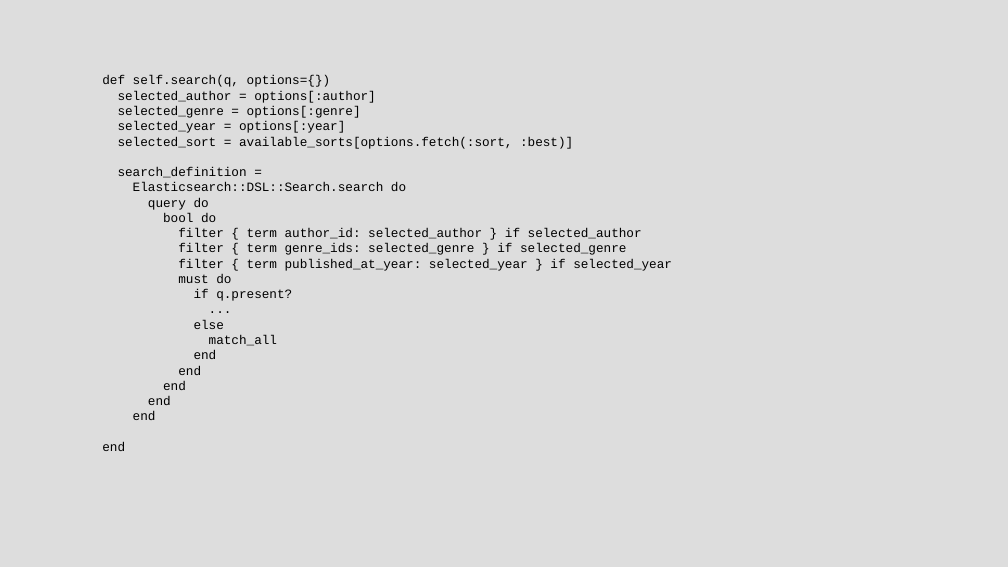
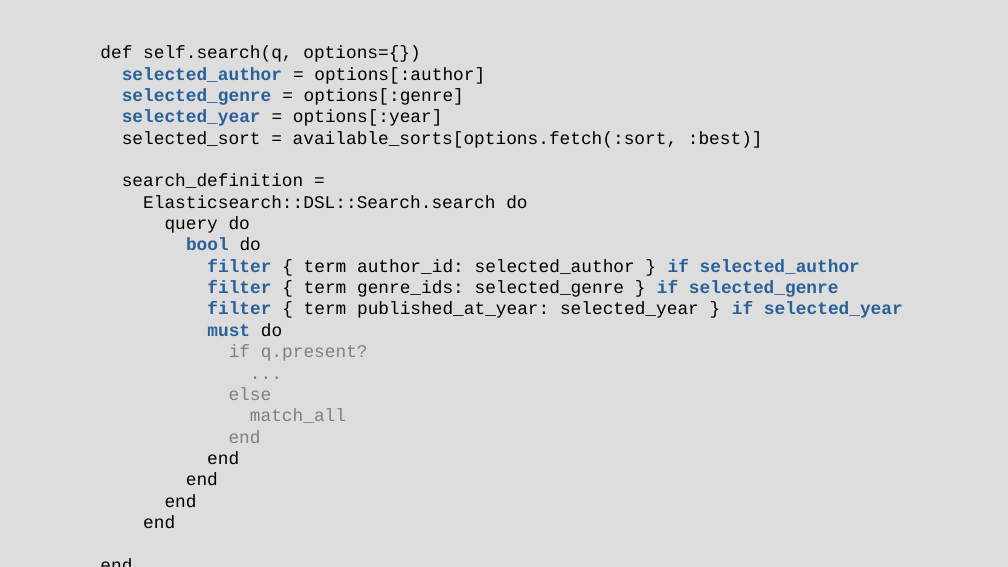
Before and after one commit to chriscressman/architecting-a-search-feature, a slide deck: slide 108 of presentation.odp. Drawn at 1008x567 pixels with LibreOffice and Linux fonts; fonts in the diff are those of the drawing. Boxes give left, top, right and bottom in pixels: in the first picture for what was removed or moved away, otherwise in the second. Text is boxed around its words. In the diff, an @@ line names an element or a change of style, - is before the commit and + after.

```diff
--- a/presentation.odp
+++ b/presentation.odp
@@ text "def self.search(q, options={})": place and size @@
-text "def self.search(q, options={})" at (102, 75, 672, 451)
+text "def self.search(q, options={})" at (100, 46, 903, 529)
@@ text "def self.search(q, options={})" at (100, 46, 903, 529): size 10 to 14 pt; text colour #000000 to #2A6099, bold on in "selected_author", "selected_genre", "selected_year", "bool" and 4 more places; text colour #000000 to #808080 in "if q.present?", "...", "else", "match_all" and 1 more places @@
```
Also in this commit, not shown: 21 other slides changed, 6 slides added, 4 slides removed.
